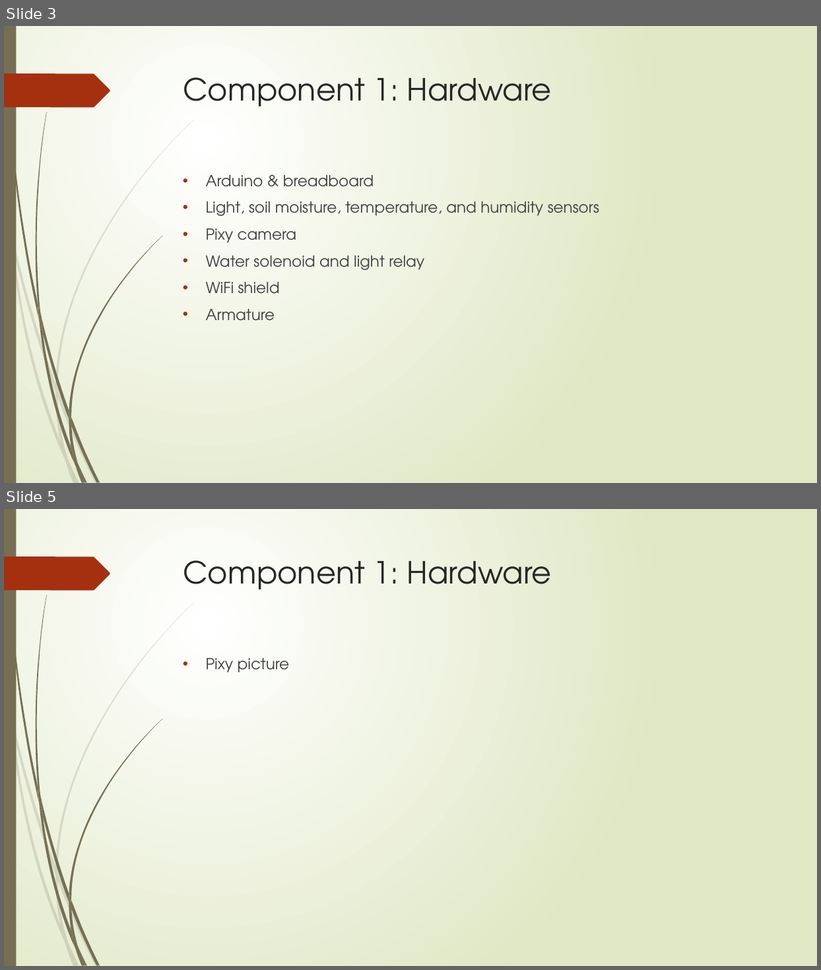
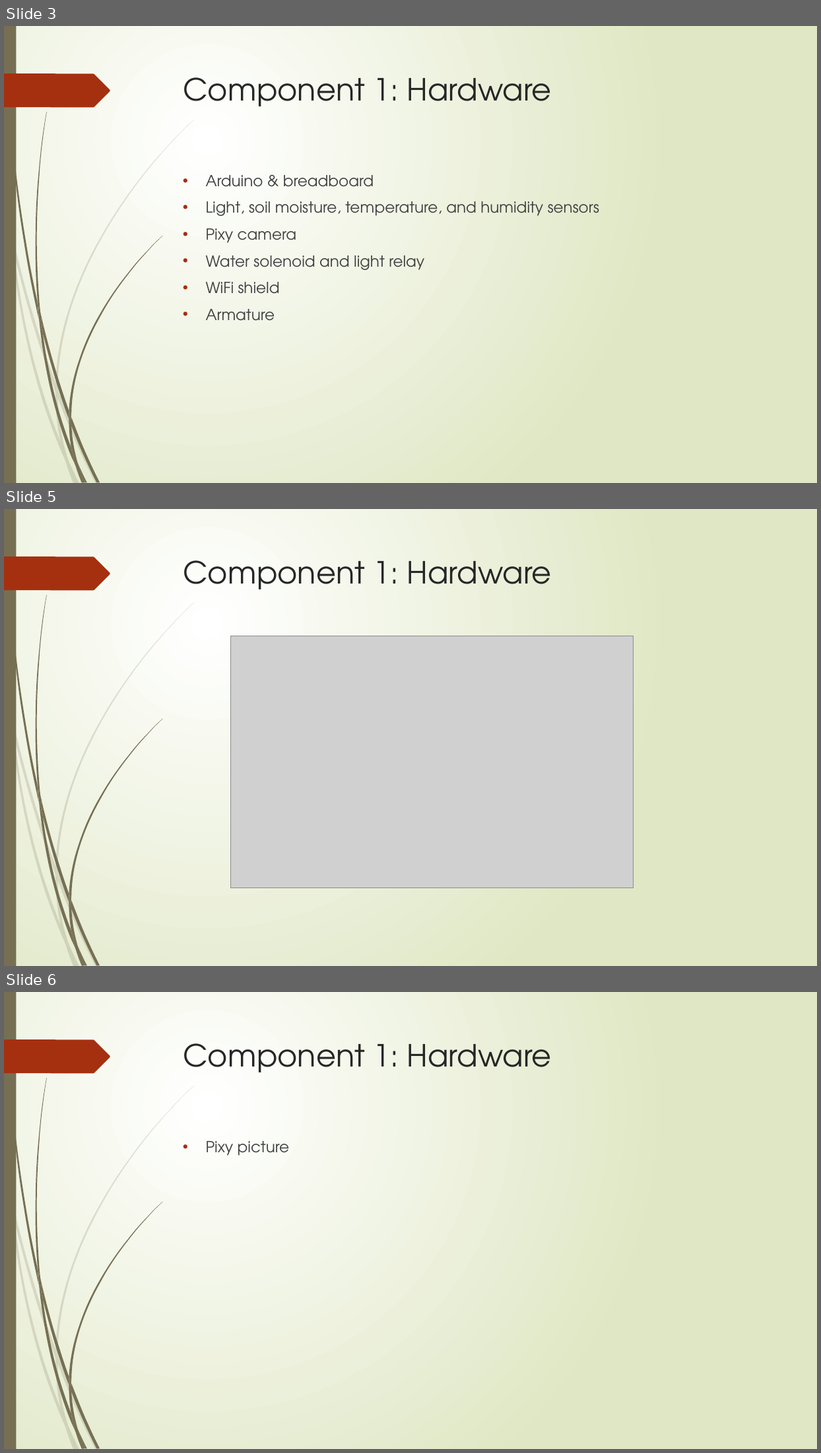
Before and after one commit to jdkirklanduwyo/SeniorDesignGroup2, a slide deck: Documents/Presentation.pptx. Shown one above the other, each under a label of ours: slides 3 and 5 before the commit, slides 3, 5 and 6 after it; the slides between them are not shown. The pictures are 821x970 and 821x1453 pixels, drawn with LibreOffice and Linux fonts; fonts in the diff are those of the drawing; grey boxes stand for pictures. Boxes give left, top, right and bottom in pixels: in the first picture for what was removed or moved away, otherwise in the second. Text is boxed around its words. In the diff, an @@ line names an element or a change of style, - is before the commit and + after.

Commit message:
Add files via upload
Some screenshots added, org slide

```diff
--- a/Documents/Presentation.pptx
+++ b/Documents/Presentation.pptx
@@ slide 5 added at [4, 509, 817, 966], background gradient #FFFFFF to #DFE8C4; not listed: 24 template elements that a slide beside it also shows @@
@@ title added at [183, 560, 552, 590], 36 pt, text #262626 @@
+Component 1: Hardware
@@ picture added at [230, 636, 634, 888] @@
@@ what was slide 5 is now slide 6 @@
```
Also in this commit, not shown: 1 slide changed, 1 other slide added, 1 slide removed.
